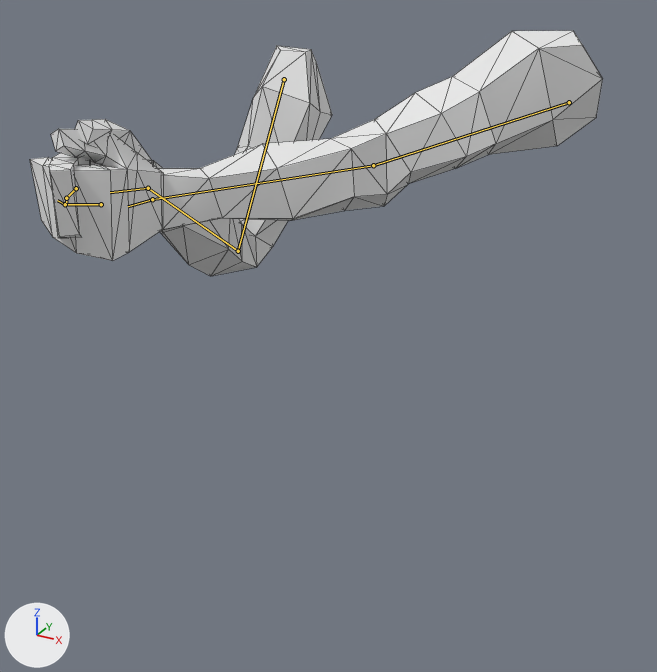
The glTF model Assets/models/weapons/firearm/viewmodels/pistols/pistol_arms.glb: old version first, new version second.
Before and after are seen from a 50 mm lens placed at (0.498, -1.04, 0.072), pointed at (-0.004, -0.126, -0.385). Lighting does not change. The marker at lower left points along +X, +Y and +Z. The first picture is the older version. Both versions are drawn at frame 0 of the action 'idle'; the numbers are the values there. The bones that change are drawn over the model as lines. Mesh edges are drawn as thin lines.

The first picture shows 'PiernaIzquierda'.
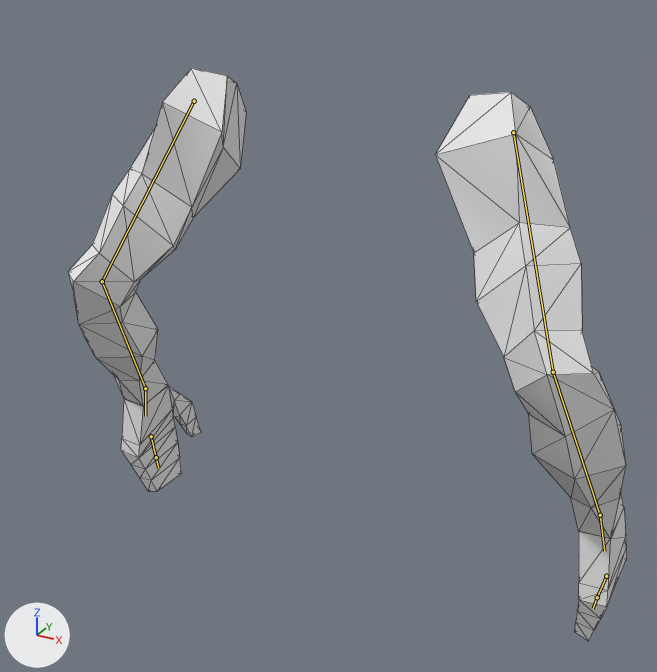
What the commit changed:
Object 'rig' (bone_rig_object) turns from (0, 0, 0) to (0, 0, -180) degrees about its own x, y and z.
Bone 'upper_arm_left' (bone_upper_arm_left) turns from (51, 47, -45) to (-19, -6, 11) degrees about its own x, y and z.
Bone 'forearm_left' (bone_forearm_left) turns from (6, 11, -6) to (-37, 1, 0) degrees about its own x, y and z.
Bone 'hand_left' (bone_hand_left) turns from (26, -3, 46) to (-17, 2, -2) degrees about its own x, y and z.
Bone 'f_middle.01.L.001' (bone_f_middle_01_l_001) turns from (4, -2, 51) to (0, 0, 0) degrees about its own x, y and z.
Bone 'f_middle.01.L.002' (bone_f_middle_01_l_002) turns from (4, -2, 51) to (0, 0, 0) degrees about its own x, y and z.
Bone 'upper_arm_right' (bone_upper_arm_right) turns from (36, -16, 3) to (-18, -7, -12) degrees about its own x, y and z.
Bone 'forearm_right' (bone_forearm_right) turns from (-69, 16, 19) to (-37, 4, -1) degrees about its own x, y and z.
Bone 'hand_right' (bone_hand_right) turns from (-19, 0, -19) to (-16, 5, -2) degrees about its own x, y and z.
Bone 'f_middle.01.R.001' (bone_f_middle_01_r_001) turns from (2, 0, -17) to (0, 0, 0) degrees about its own x, y and z.
Bone 'f_middle.01.R.002' (bone_f_middle_01_r_002) turns from (2, 0, -17) to (0, 0, 0) degrees about its own x, y and z.

Boxes (x1, y1, x2, y2) around the edits, measured in the pictures (657 x 672 px):
'PiernaIzquierda', posed (133% taller): before (30, 31, 603, 276); after (68, 68, 627, 641)
bone 'upper_arm_left', root to tip: before (569, 102) to (373, 165); after (194, 101) to (102, 281)
bone 'forearm_left', root to tip: before (373, 165) to (152, 199); after (102, 281) to (145, 388)
bone 'hand_left', root to tip: before (152, 199) to (128, 206); after (145, 388) to (145, 416)
bone 'f_middle.01.L.001', root to tip: before (101, 204) to (65, 204); after (151, 436) to (156, 457)
bone 'f_middle.01.L.002', root to tip: before (65, 204) to (57, 200); after (156, 457) to (158, 468)
bone 'upper_arm_right', root to tip: before (284, 79) to (238, 251); after (513, 132) to (553, 372)
bone 'forearm_right', root to tip: before (238, 251) to (148, 188); after (553, 372) to (600, 515)
bone 'hand_right', root to tip: before (148, 188) to (110, 192); after (600, 515) to (604, 551)
bone 'f_middle.01.R.001', root to tip: before (76, 188) to (66, 198); after (606, 576) to (597, 597)
bone 'f_middle.01.R.002', root to tip: before (66, 198) to (66, 202); after (597, 597) to (593, 608)
